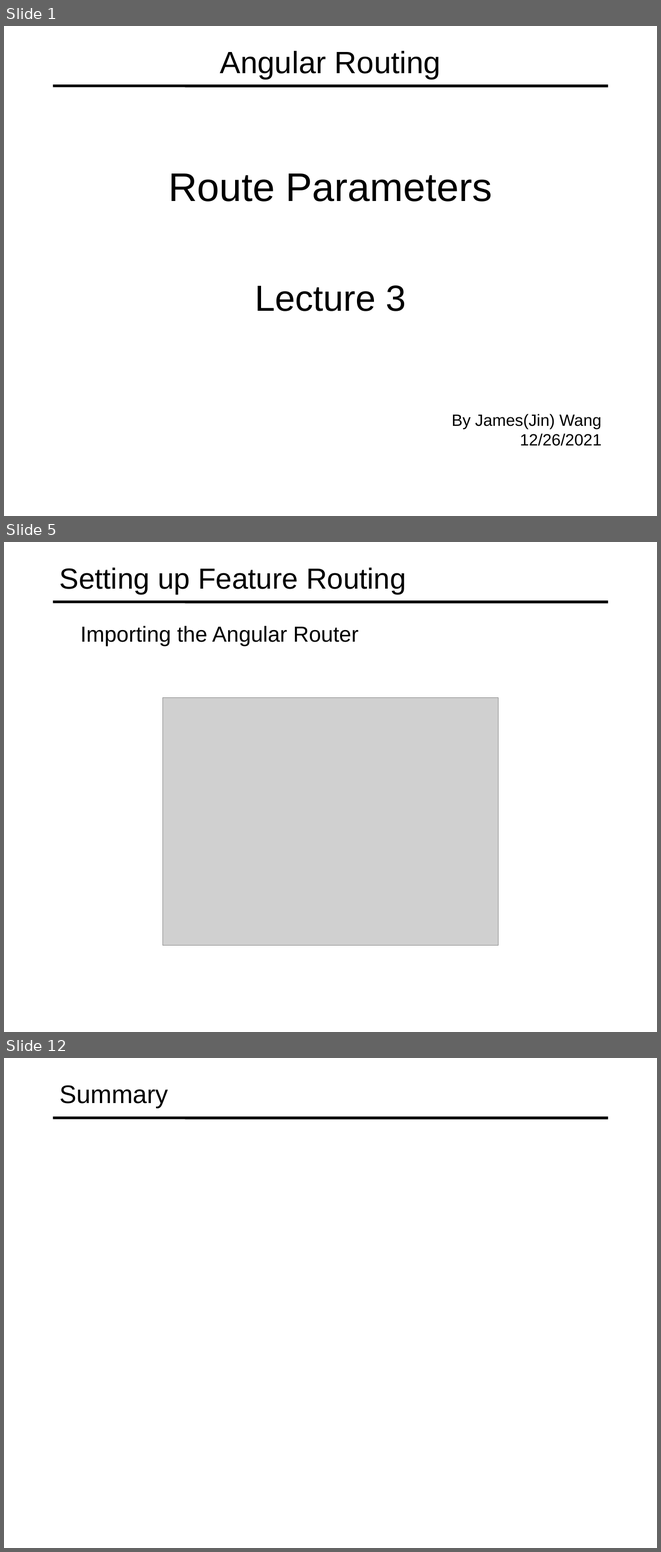
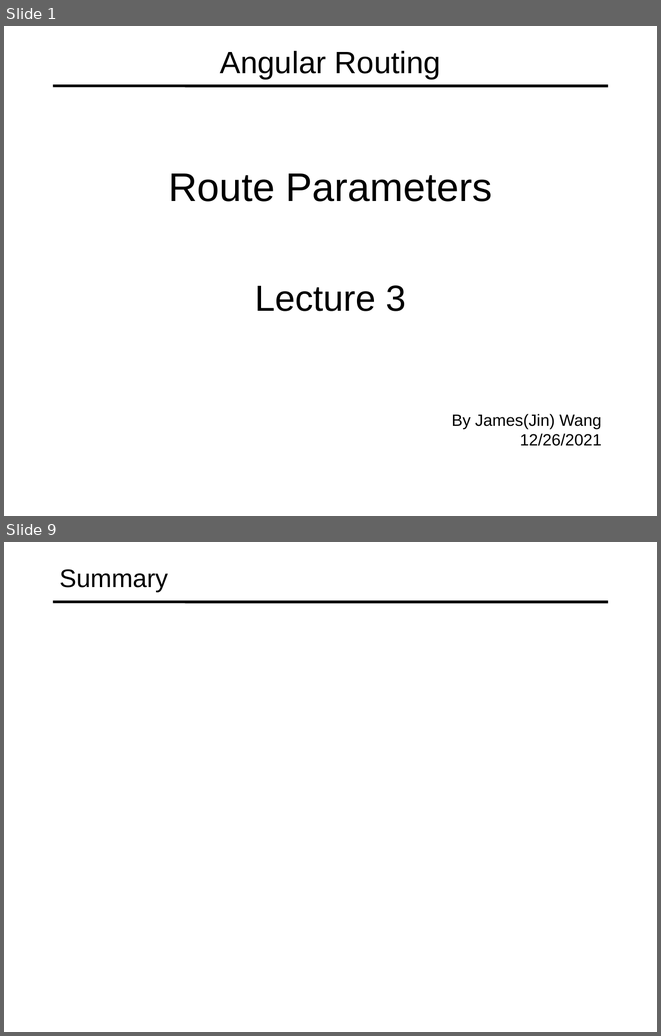
Before and after one commit to specter01wj/Jago_Link_Training, a slide deck: Angular/Angular12/Deep Dive/Angular Routing/3_Route Parameters/L3_Route Parameters.ppt. Shown one above the other, each under a label of ours: slides 1, 5 and 12 before the commit, slides 1 and 9 after it; the slides between them are not shown. The pictures are 661x1552 and 661x1036 pixels, drawn with LibreOffice and Linux fonts; fonts in the diff are those of the drawing; grey boxes stand for pictures. Boxes give left, top, right and bottom in pixels: in the first picture for what was removed or moved away, otherwise in the second. Text is boxed around its words. In the diff, an @@ line names an element or a change of style, - is before the commit and + after.

```diff
--- a/Angular/Angular12/Deep Dive/Angular Routing/3_Route Parameters/L3_Route Parameters.ppt
+++ b/Angular/Angular12/Deep Dive/Angular Routing/3_Route Parameters/L3_Route Parameters.ppt
@@ slide 5 removed at (x1=4, y1=542, x2=657, y2=1032), background #FFFFFF; not listed: 1 template element that a slide beside it also shows @@
@@ title removed at (x1=60, y1=567, x2=406, y2=594) @@
-Setting up Feature Routing
@@ text removed at (x1=80, y1=626, x2=359, y2=646) @@
-  Importing the Angular Router
@@ picture removed at (x1=162, y1=697, x2=498, y2=945) @@
@@ what was slide 12 is now slide 9 @@
```
Also in this commit, not shown: 7 slides added, 9 other slides removed.
